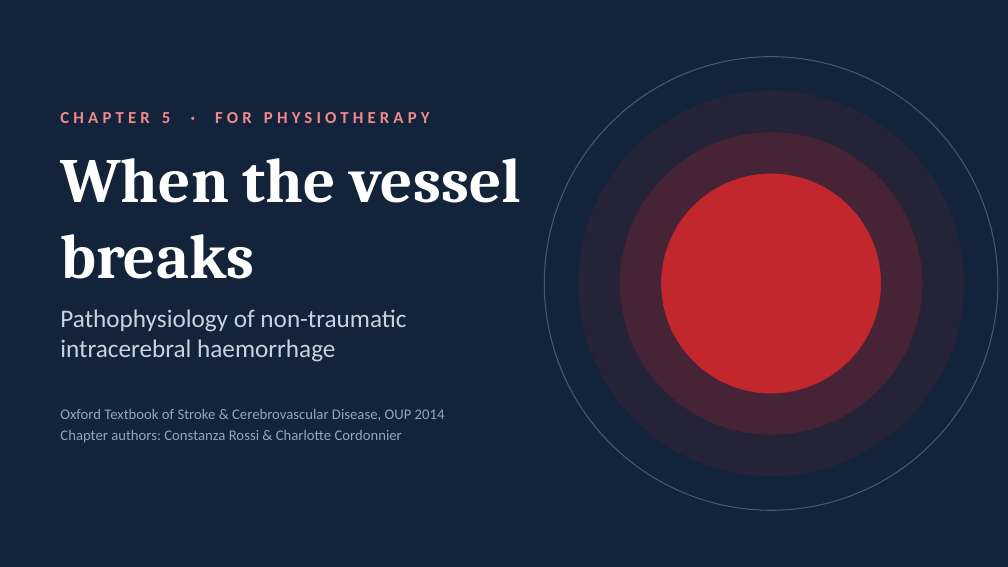
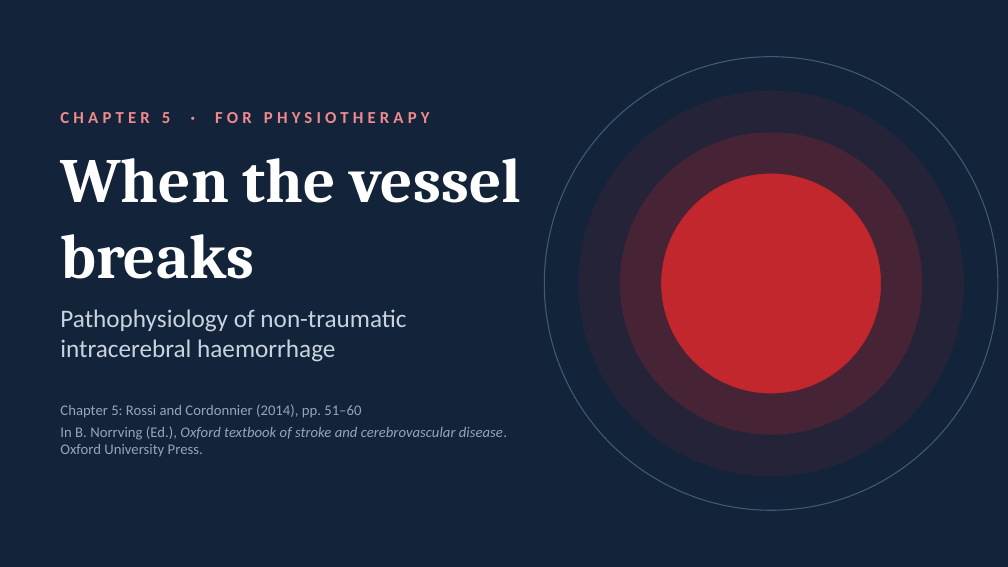
Before and after one commit to fredtom1/fred-Tom-, a slide deck: slide 1 of Chapter5_ICH_Pathophysiology.pptx. Drawn at 1008x567 pixels with LibreOffice and Linux fonts; fonts in the diff are those of the drawing. Boxes give left, top, right and bottom in pixels: in the first picture for what was removed or moved away, otherwise in the second. Text is boxed around its words. In the diff, an @@ line names an element or a change of style, - is before the commit and + after.

```diff
--- a/Chapter5_ICH_Pathophysiology.pptx
+++ b/Chapter5_ICH_Pathophysiology.pptx
@@ text at box(60, 404, 507, 457): text changed @@
-Oxford Textbook of Stroke & Cerebrovascular Disease, OUP 2014
-Chapter authors: Constanza Rossi & Charlotte Cordonnier
+Chapter 5: Rossi and Cordonnier (2014), pp. 51–60
+In B. Norrving (Ed.), Oxford textbook of stroke and cerebrovascular disease. Oxford University Press.
```
Also in this commit, not shown: 28 other slides changed, 4 slides added, 2 slides removed, 15 other files.
